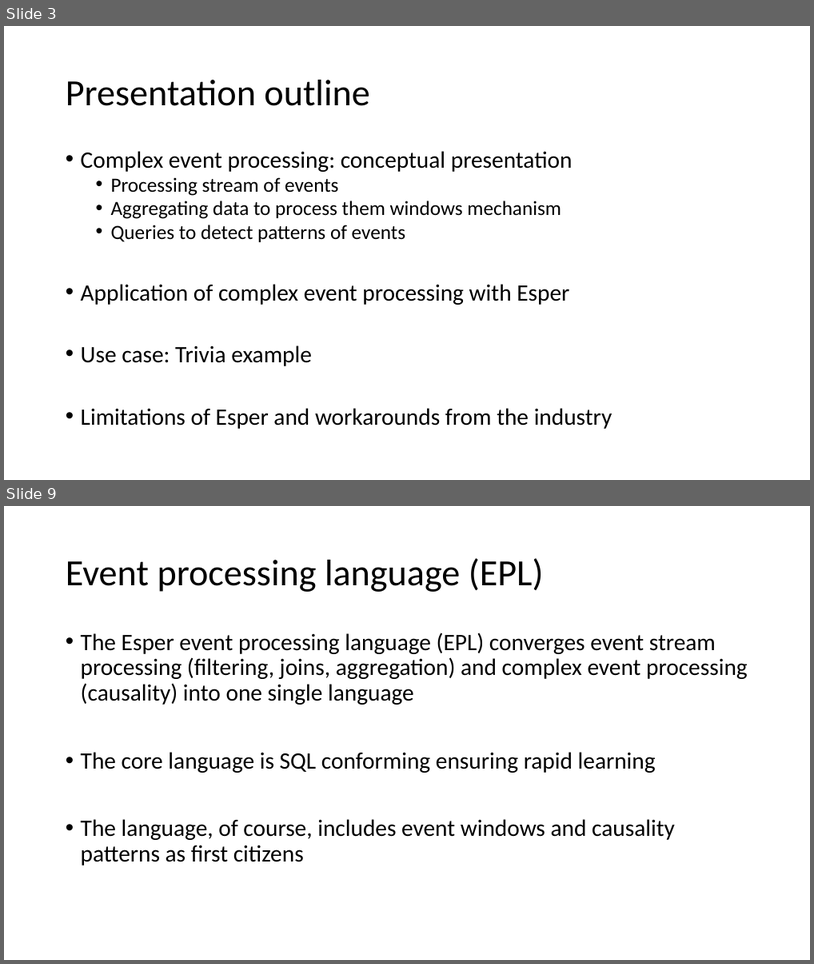
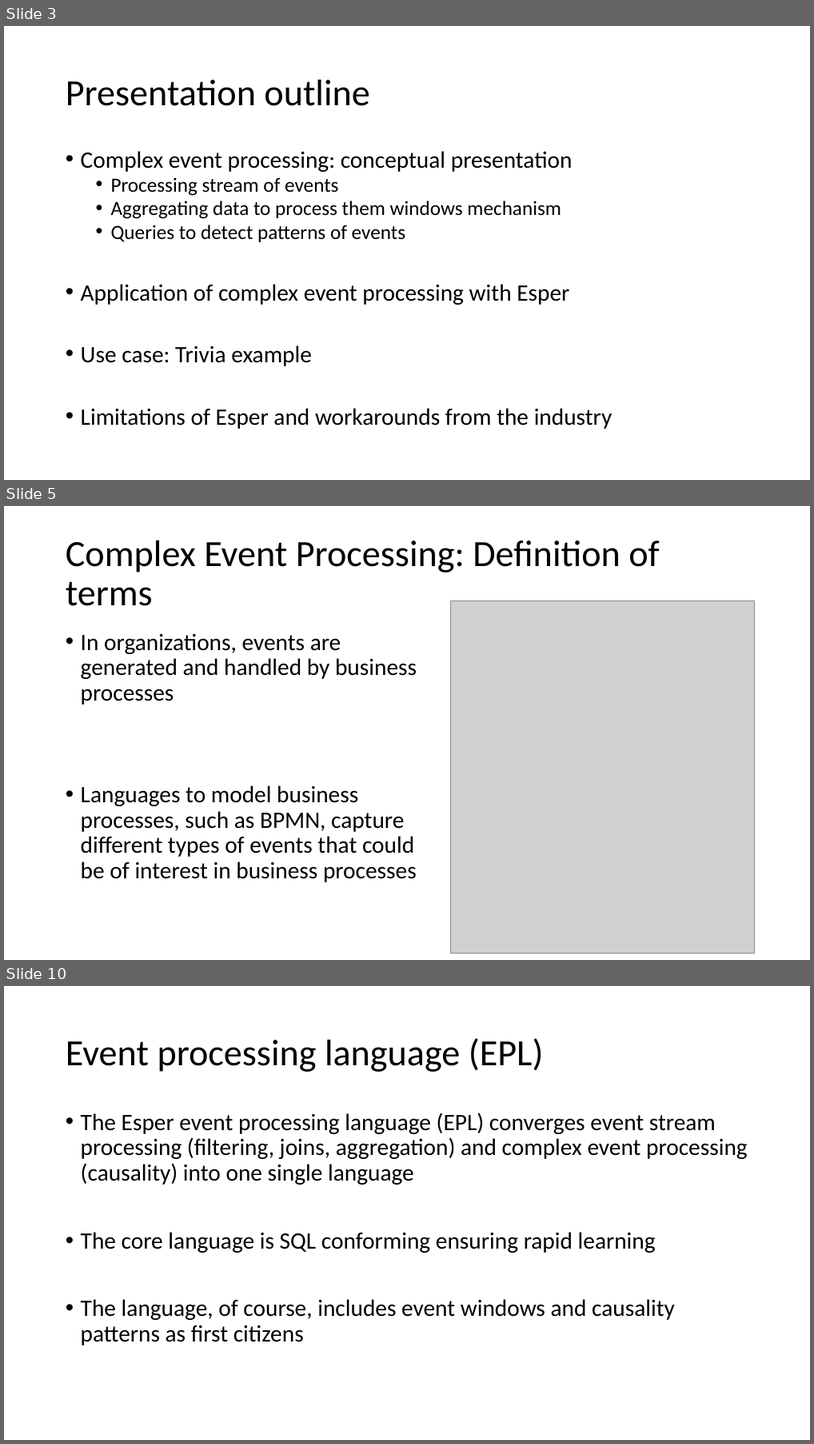
Before and after one commit to enercom25/sem3_24, a slide deck: CEPSem2024.pptx. Shown one above the other, each under a label of ours: slides 3 and 9 before the commit, slides 3, 5 and 10 after it; the slides between them are not shown. The pictures are 814x964 and 814x1444 pixels, drawn with LibreOffice and Linux fonts; fonts in the diff are those of the drawing; grey boxes stand for pictures. Boxes give left, top, right and bottom in pixels: in the first picture for what was removed or moved away, otherwise in the second. Text is boxed around its words. In the diff, an @@ line names an element or a change of style, - is before the commit and + after.

```diff
--- a/CEPSem2024.pptx
+++ b/CEPSem2024.pptx
@@ slide 5 added at (x1=4, y1=506, x2=810, y2=960), background #FFFFFF @@
@@ title added at (x1=66, y1=540, x2=659, y2=606), 44 pt, text #000000 @@
+Complex Event Processing: Definition of terms
@@ picture added at (x1=451, y1=601, x2=755, y2=952) @@
@@ text added at (x1=81, y1=633, x2=417, y2=882), 28 pt, text #000000 @@
+• In organizations, events are generated and handled by business processes
+• Languages to model business processes, such as BPMN, capture different types of events that could be of interest in business processes
@@ what was slide 9 is now slide 10 @@
```
Also in this commit, not shown: 7 slides changed, 3 other slides added, 3 slides removed.
